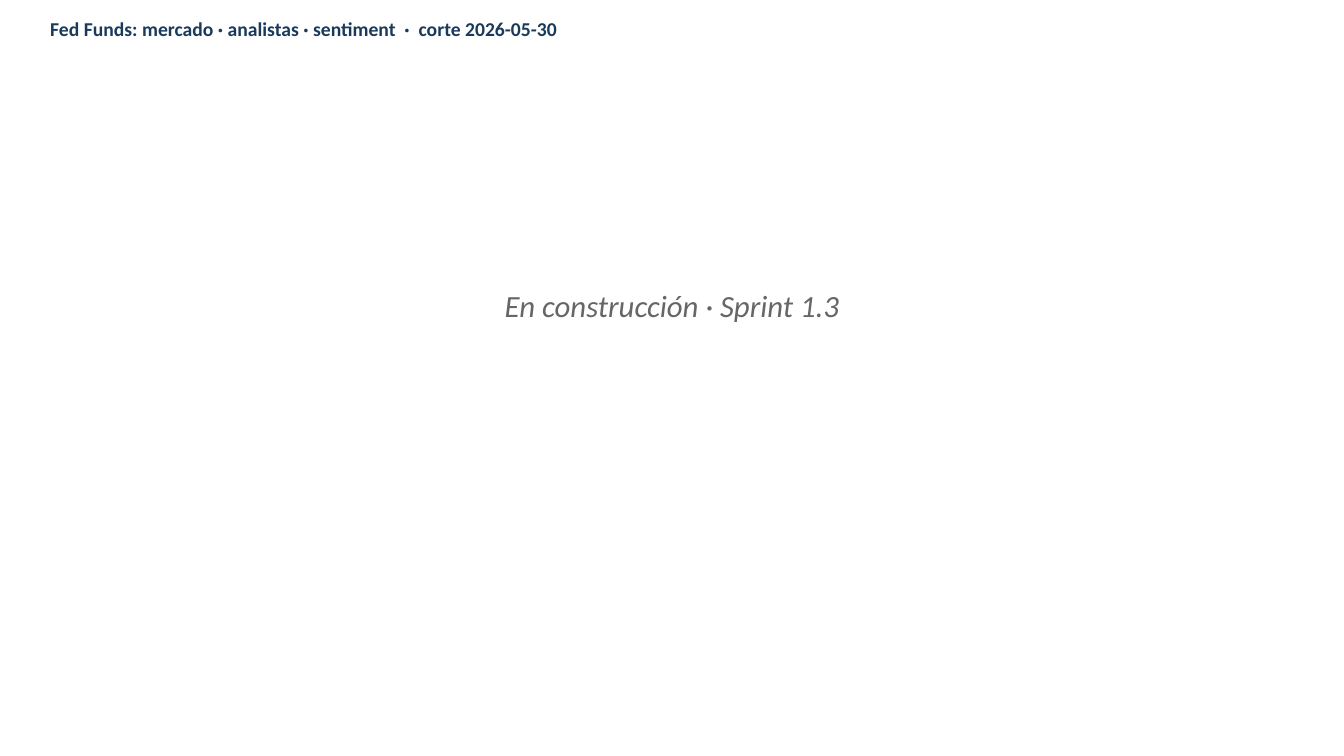
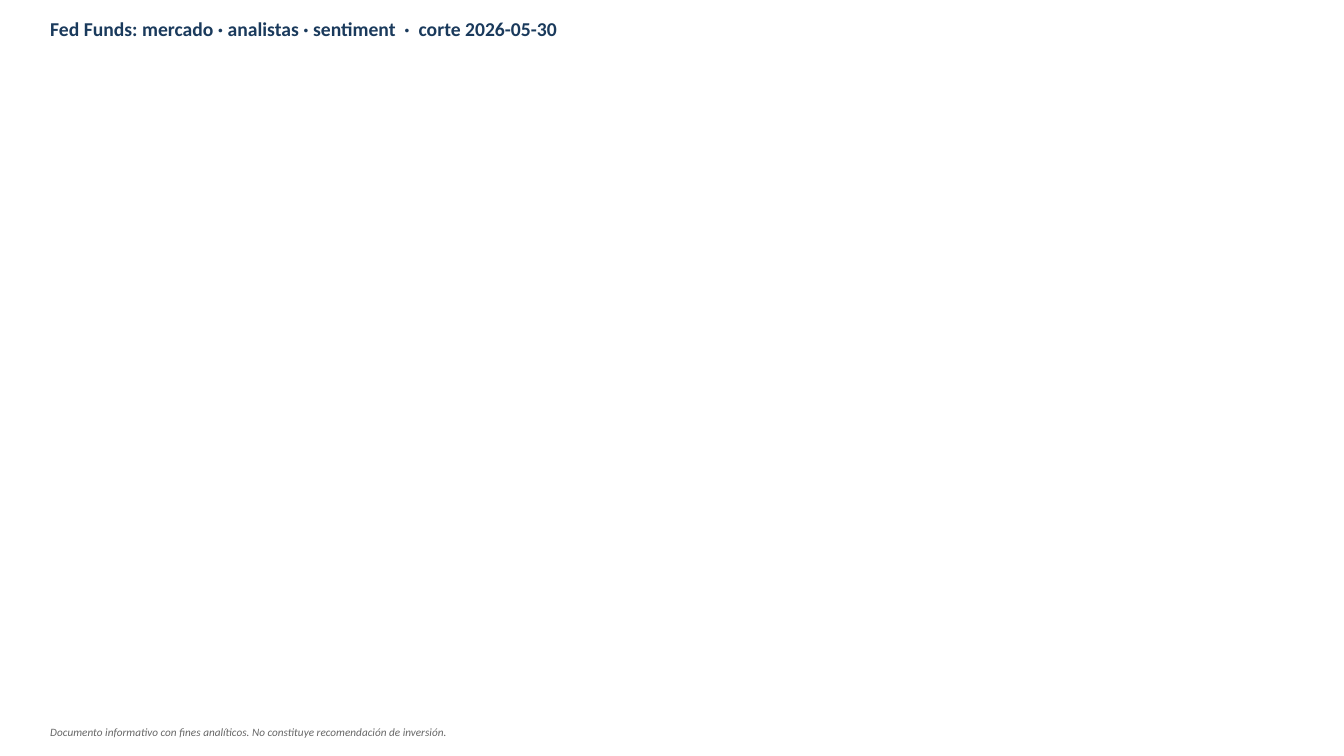
Before and after one commit to andresborrerom/credito_Panama, a slide deck: slide 4 of docs/informativa/outputs/2026-05-30/deck_informativa_usa_2026-05-30.pptx. Drawn at 1344x756 pixels with LibreOffice and Linux fonts; fonts in the diff are those of the drawing; background and template pictures are left out. Boxes give left, top, right and bottom in pixels: in the first picture for what was removed or moved away, otherwise in the second. Text is boxed around its words. In the diff, an @@ line names an element or a change of style, - is before the commit and + after.

```diff
--- a/docs/informativa/outputs/2026-05-30/deck_informativa_usa_2026-05-30.pptx
+++ b/docs/informativa/outputs/2026-05-30/deck_informativa_usa_2026-05-30.pptx
@@ text removed at [505,296,839,322] @@
-En construcción · Sprint 1.3
@@ text added at [50,728,447,738], 8 pt, text #666666, italic @@
+Documento informativo con fines analíticos. No constituye recomendación de inversión.
```
Also in this commit, not shown: 1 other slide changed, 6 other files.
